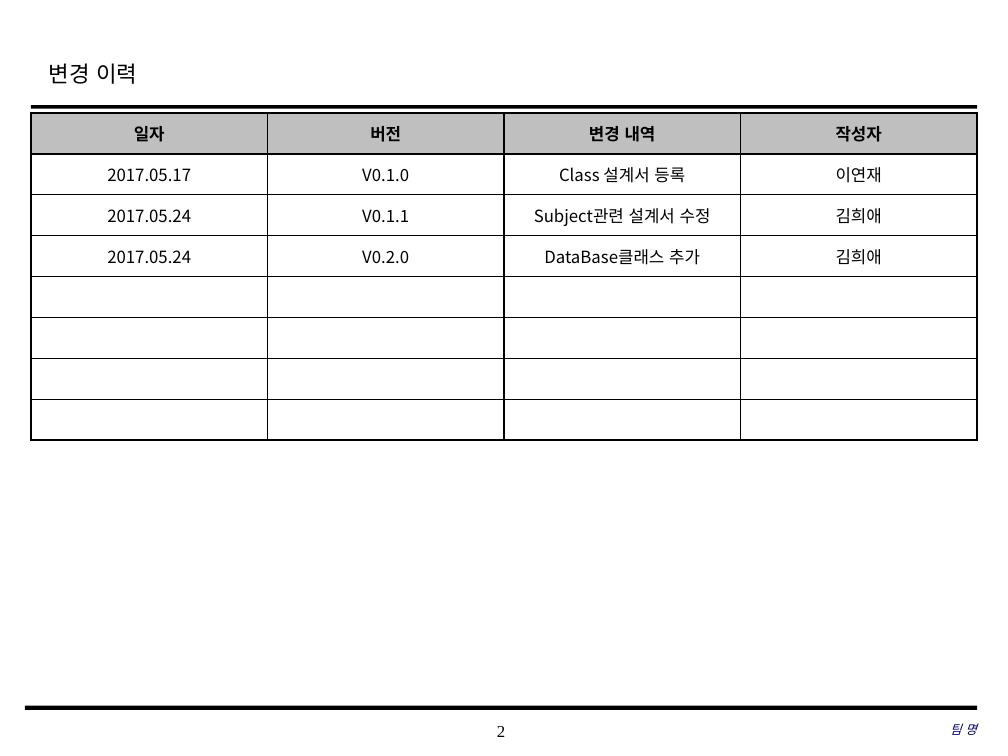
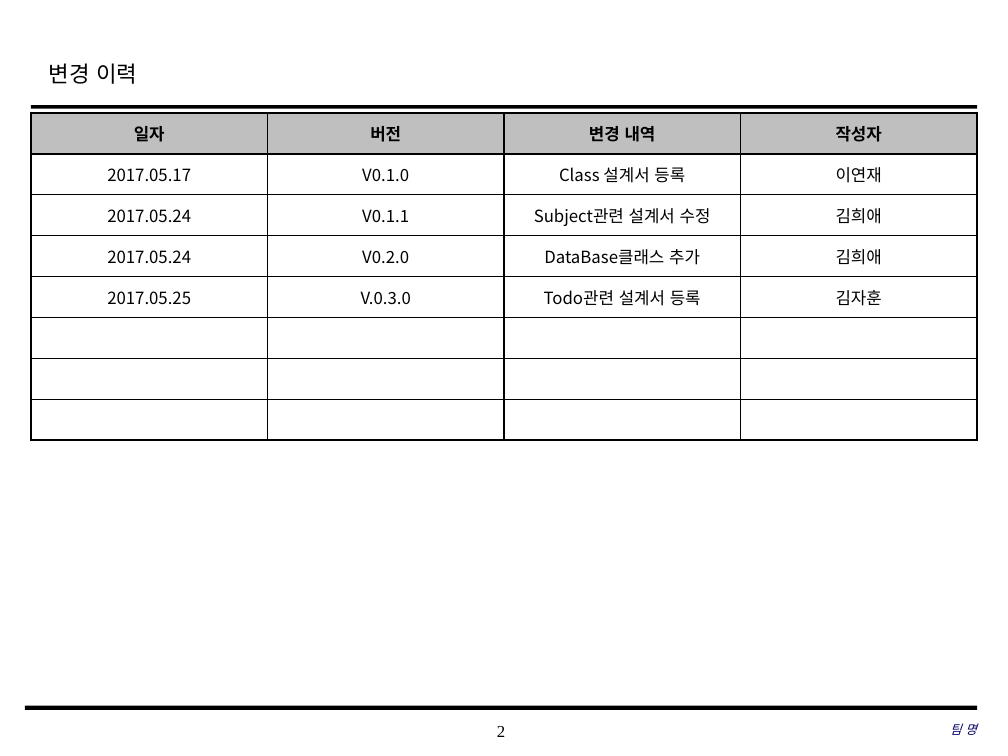
Before and after one commit to SE-admin/7, a slide deck: slide 2 of doc/3_ 설계서/Class Design.pptx. Drawn at 1008x756 pixels with LibreOffice and Linux fonts; fonts in the diff are those of the drawing; background and template pictures are left out. Boxes give left, top, right and bottom in pixels: in the first picture for what was removed or moved away, otherwise in the second. Text is boxed around its words. In the diff, an @@ line names an element or a change of style, - is before the commit and + after.

Commit message:
Class Design|doc|TodoAdd,TodoElement,Todochange 클래스 설계 등록

```diff
--- a/doc/3_ 설계서/Class Design.pptx
+++ b/doc/3_ 설계서/Class Design.pptx
@@ table at (31, 113, 979, 439) @@
+row 5: 2017.05.25 | V.0.3.0 | Todo관련 설계서 등록 | 김자훈
-row 8:  |  |  | 
```
Also in this commit, not shown: 2 other slides changed, 1 slide added, 2 slides removed.
